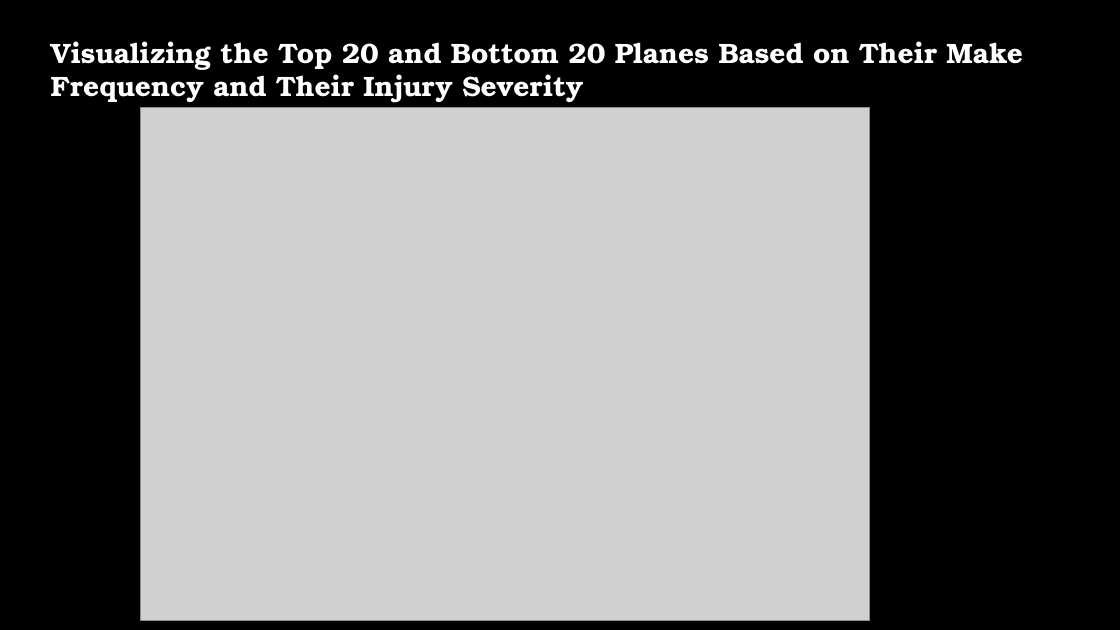
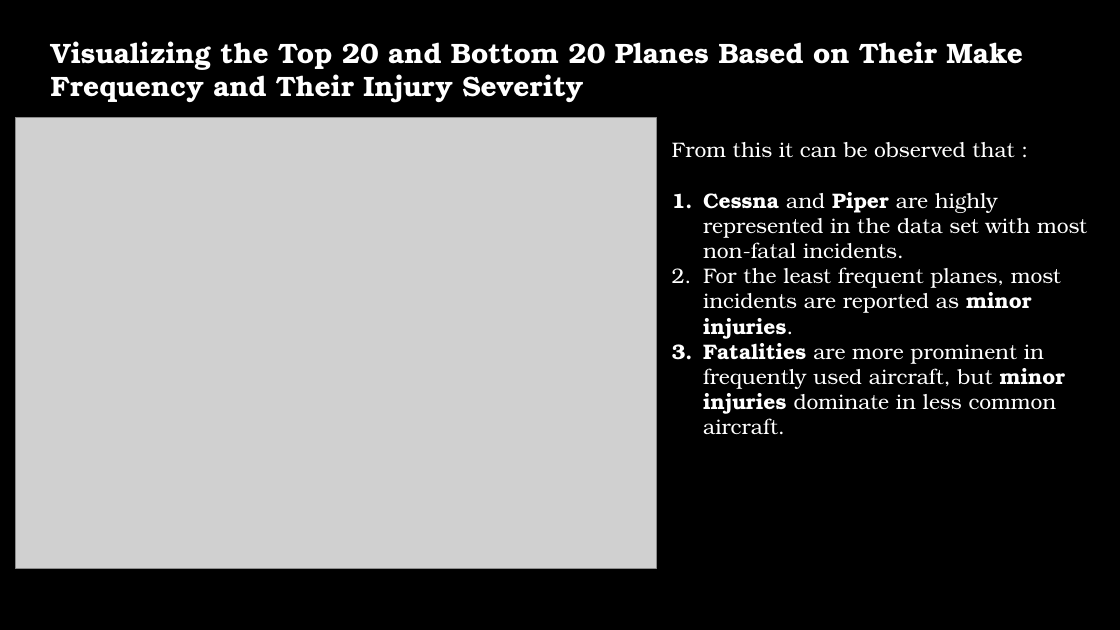
Before and after one commit to godwinmutuma/Phase1-project, a slide deck: slide 15 of Aviation Analysis.pptx (slide 19 before the commit). Drawn at 1120x630 pixels with LibreOffice and Linux fonts; fonts in the diff are those of the drawing; grey boxes stand for pictures; background and template pictures are left out. Boxes give left, top, right and bottom in pixels: in the first picture for what was removed or moved away, otherwise in the second. Text is boxed around its words. In the diff, an @@ line names an element or a change of style, - is before the commit and + after.

```diff
--- a/Aviation Analysis.pptx
+++ b/Aviation Analysis.pptx
@@ picture: place and size @@
-picture at [140,108,870,620]
+picture at [15,118,656,568]
@@ text added at [672,142,1087,434], 18 pt, text #FFFFFF @@
+From this it can be observed that :
+1. Cessna and Piper are highly represented in the data set with most non-fatal incidents.
+2. For the least frequent planes, most incidents are reported as minor injuries.
+3. Fatalities are more prominent in frequently used aircraft, but minor injuries dominate in less common aircraft.
```
Also in this commit, not shown: 8 other slides changed, 9 slides removed, 1 other file.
